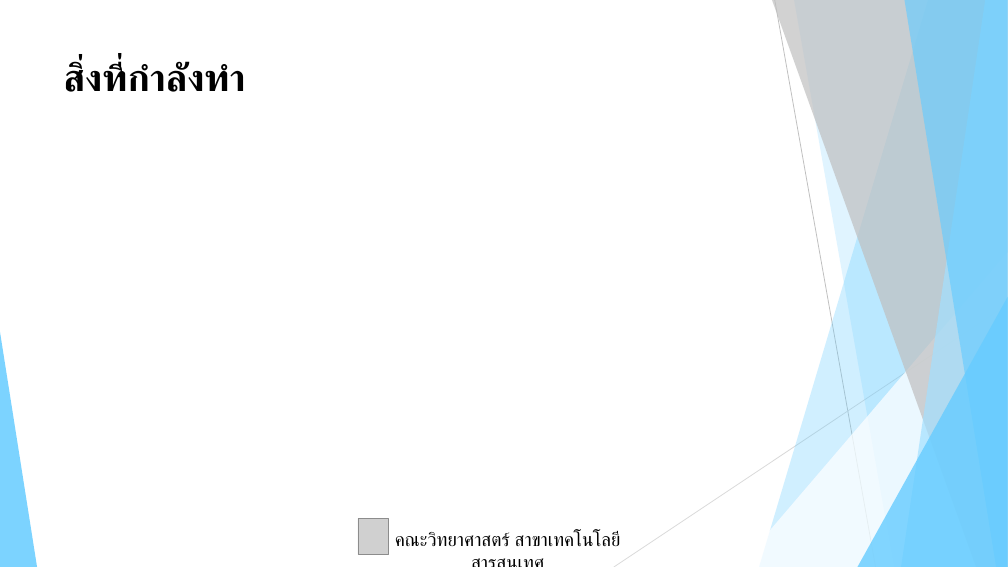
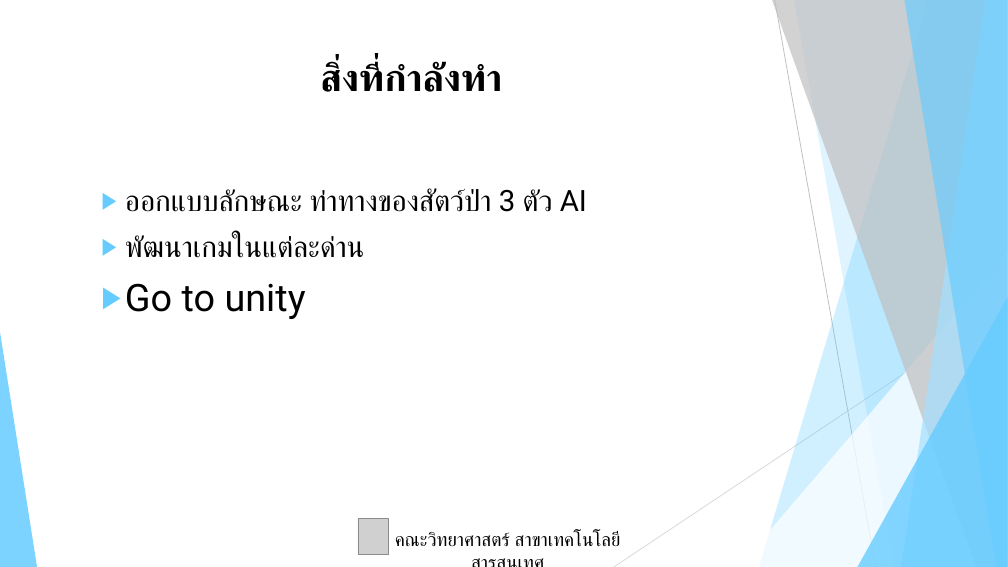
Before and after one commit to yupinpon/final_project, a slide deck: slide 9 of ppt/สอบความก้าวหน้ครั้งที่1.pptx (slide 4 before the commit). Drawn at 1008x567 pixels with LibreOffice and Linux fonts; fonts in the diff are those of the drawing; grey boxes stand for pictures. Boxes give left, top, right and bottom in pixels: in the first picture for what was removed or moved away, otherwise in the second. Text is boxed around its words. In the diff, an @@ line names an element or a change of style, - is before the commit and + after.

```diff
--- a/ppt/สอบความก้าวหน้ครั้งที่1.pptx
+++ b/ppt/สอบความก้าวหน้ครั้งที่1.pptx
@@ title "สิ่งที่กำลังทำ" at (x1=320, y1=62, x2=502, y2=92): alignment left to centre @@
@@ text added at (x1=125, y1=188, x2=587, y2=319), 28 pt, text #000000 @@
+  ▶ ออกแบบลักษณะ ท่าทางของสัตว์ป่า 3 ตัว AI
+  ▶ พัฒนาเกมในแต่ละด่าน
+  ▶ Go to unity
```
Also in this commit, not shown: 2 other slides changed, 3 slides added, 1 slide removed, 1 other file.
